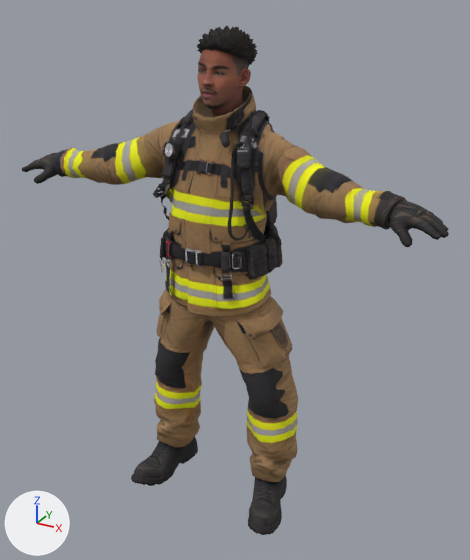
The glTF model assets/npcs/james-clington.glb as it was, and as the next commit left it.
The view is the same before and after, from a 50 mm camera at (1.121, -1.868, 0.973) aimed at (0.036, 0.105, -0.013). The axes (+X, +Y, +Z) are drawn at lower left. The lights are the same throughout. The older version comes first. Where no turn or scale is listed for an object, it has been applied to the vertices. Vertices at exactly the same position are counted once.

Names of what the first picture shows: 'james-clington'.
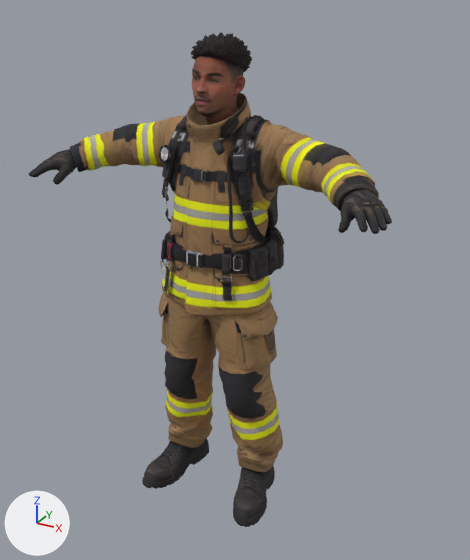
What differs and where, as boxes (x1, y1, x2, y2) in the pictures (470 x 560 px; the box of a moved part takes in the faces that stretch with it):
'james-clington', reshaped (15% narrower): before (22, 26, 449, 535); after (29, 32, 392, 527)
part 1 of me_james_clington, moved or reshaped: before (165, 267, 172, 297); after (164, 268, 170, 294)
part 2 of me_james_clington, moved or reshaped: before (22, 152, 59, 184); after (29, 149, 76, 185)
part 3 of me_james_clington, moved or reshaped: before (153, 183, 170, 198); after (162, 183, 168, 198)
part 4 of me_james_clington, moved or reshaped (not visible afterwards): before (159, 184, 168, 191)
part 5 of me_james_clington, moved or reshaped: before (161, 109, 194, 184); after (162, 115, 187, 187)
part 6 of me_james_clington, moved or reshaped: before (197, 48, 251, 116); after (192, 55, 245, 123)
part 7 of me_james_clington, moved or reshaped: before (197, 26, 258, 65); after (191, 32, 252, 73)
part 8 of me_james_clington, moved or reshaped: before (228, 142, 247, 241); after (227, 146, 248, 244)
part 9 of me_james_clington, moved or reshaped: before (241, 194, 254, 209); after (240, 198, 254, 213)
part 10 of me_james_clington, moved or reshaped: before (54, 70, 449, 535); after (70, 77, 392, 527)

The edits, one by one:
me_james_clington is used by ob_james_clington; location (0.0, 0.0, 0.0).
me_james_clington had 7043 vertices, 13551 faces and spanned x -0.81..0.81, y -0.18..0.36, z -0.94..0.88.
me_james_clington now has 7043 vertices, 13551 faces and spans x -0.67..0.67, y -0.22..0.37, z -0.9..0.86.
me_james_clington part 1: the loose piece of 26 vertices spanning x -0.15..-0.12, y -0.1..-0.07, z -0.04..0.08 is scaled about its middle by (0.962, 1.11, 0.857), then moved by (0.0, -0.01, 0.0).
me_james_clington part 2: the loose piece of 457 vertices spanning x -0.81..-0.61, y -0.11..0.03, z 0.31..0.42 is multiplied about its middle by the matrix ((0.798, -0.588, -0.119), (0.592, 0.804, -0.003), (0.098, -0.069, 0.991)), then moved by (0.13, -0.09, 0.03).
me_james_clington part 3: the loose piece of 56 vertices spanning x -0.21..-0.15, y -0.06..-0.02, z 0.32..0.37 is multiplied about its middle by the matrix ((0.689, -0.143, 0.073), (-0.586, 0.553, -0.177), (-0.449, -0.052, 1.209)), then moved by (0.01, 0.01, -0.01).
me_james_clington part 4: the loose piece of 12 vertices spanning x -0.2..-0.16, y -0.04..-0.03, z 0.34..0.36 is moved by (0.01, 0.0, -0.01).
me_james_clington part 5: the loose piece of 120 vertices spanning x -0.19..-0.08, y -0.03..0.22, z 0.36..0.62 is multiplied about its middle by the matrix ((0.942, 0.02, -0.003), (-0.02, 0.941, -0.035), (0.002, 0.035, 0.941)), then moved by (0.0, -0.02, 0.0).
me_james_clington part 6: the loose piece of 595 vertices spanning x -0.09..0.09, y -0.03..0.19, z 0.58..0.85 is moved by (0.0, -0.04, -0.02).
me_james_clington part 7: the loose piece of 359 vertices spanning x -0.1..0.1, y 0.0..0.21, z 0.74..0.88 is moved by (0.0, -0.04, -0.02).
me_james_clington part 8: the loose piece of 280 vertices spanning x 0.09..0.17, y -0.1..0.03, z 0.22..0.53 is multiplied about its middle by the matrix ((0.995, -0.046, 0.013), (0.047, 0.986, -0.136), (-0.007, 0.136, 0.987)), then moved by (0.0, -0.01, -0.01).
me_james_clington part 9: the loose piece of 57 vertices spanning x 0.14..0.19, y -0.05..-0.01, z 0.33..0.37 is multiplied about its middle by the matrix ((0.709, 0.255, -0.144), (0.673, 0.335, -0.019), (0.373, -0.246, 1.28)), then moved by (0.0, 0.0, -0.01).
me_james_clington part 10: 4269 of 7043 vertices moved; they spanned x -0.66..0.81, y -0.18..0.36, z -0.94..0.76 and now span x -0.59..0.67, y -0.22..0.37, z -0.9..0.74; mean shift (-0.01, -0.01, 0.01); largest move (0.79, -0.09, 0.35) -> (0.61, -0.22, 0.38).
Other edits to the shape of me_james_clington do not show in these pictures.
